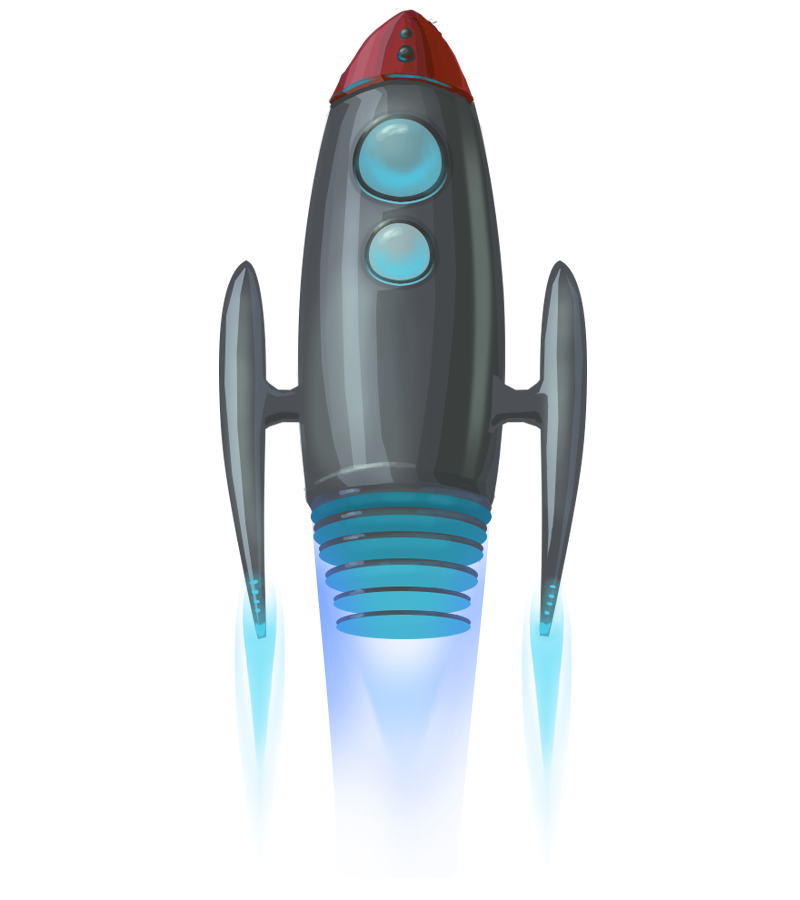
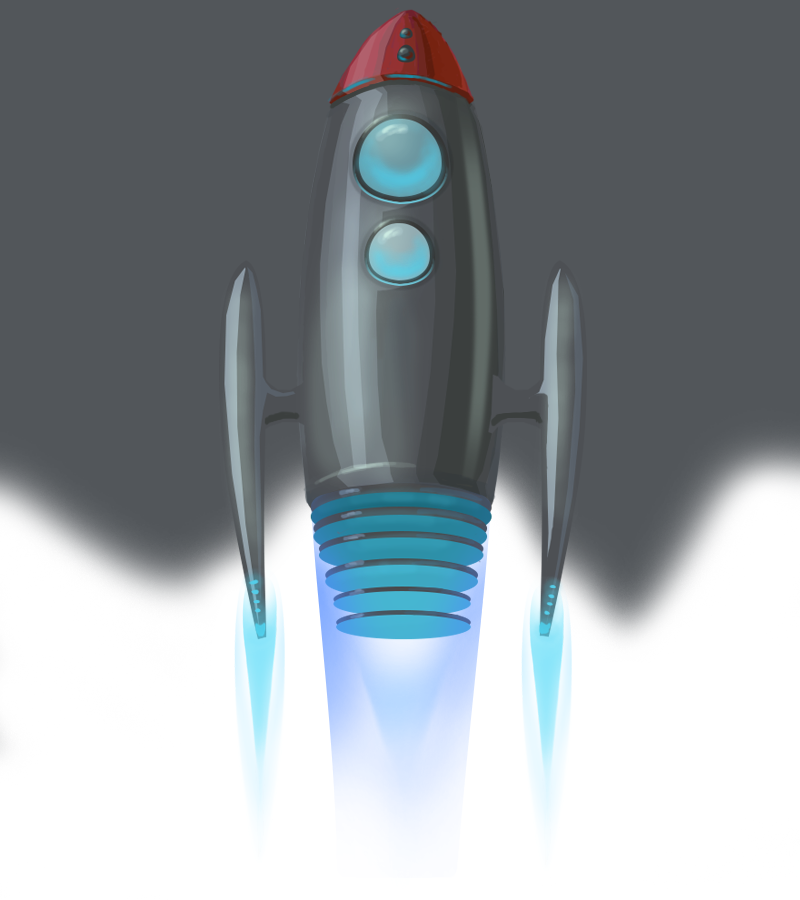
Layer changes from the first 800 x 900 image to the second:
showed "Background", painted on it over left=0, top=0, right=800, bottom=767
